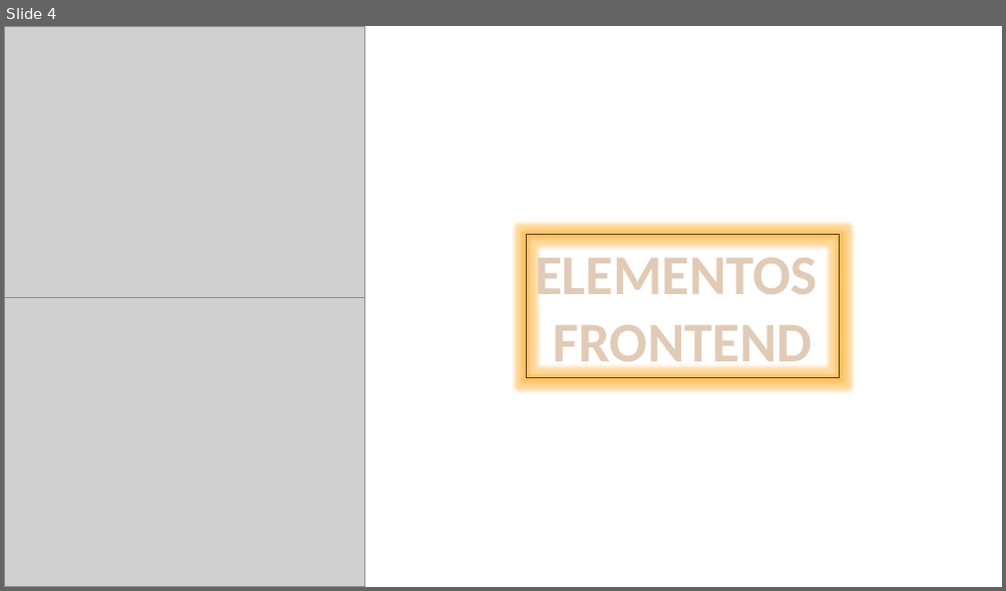
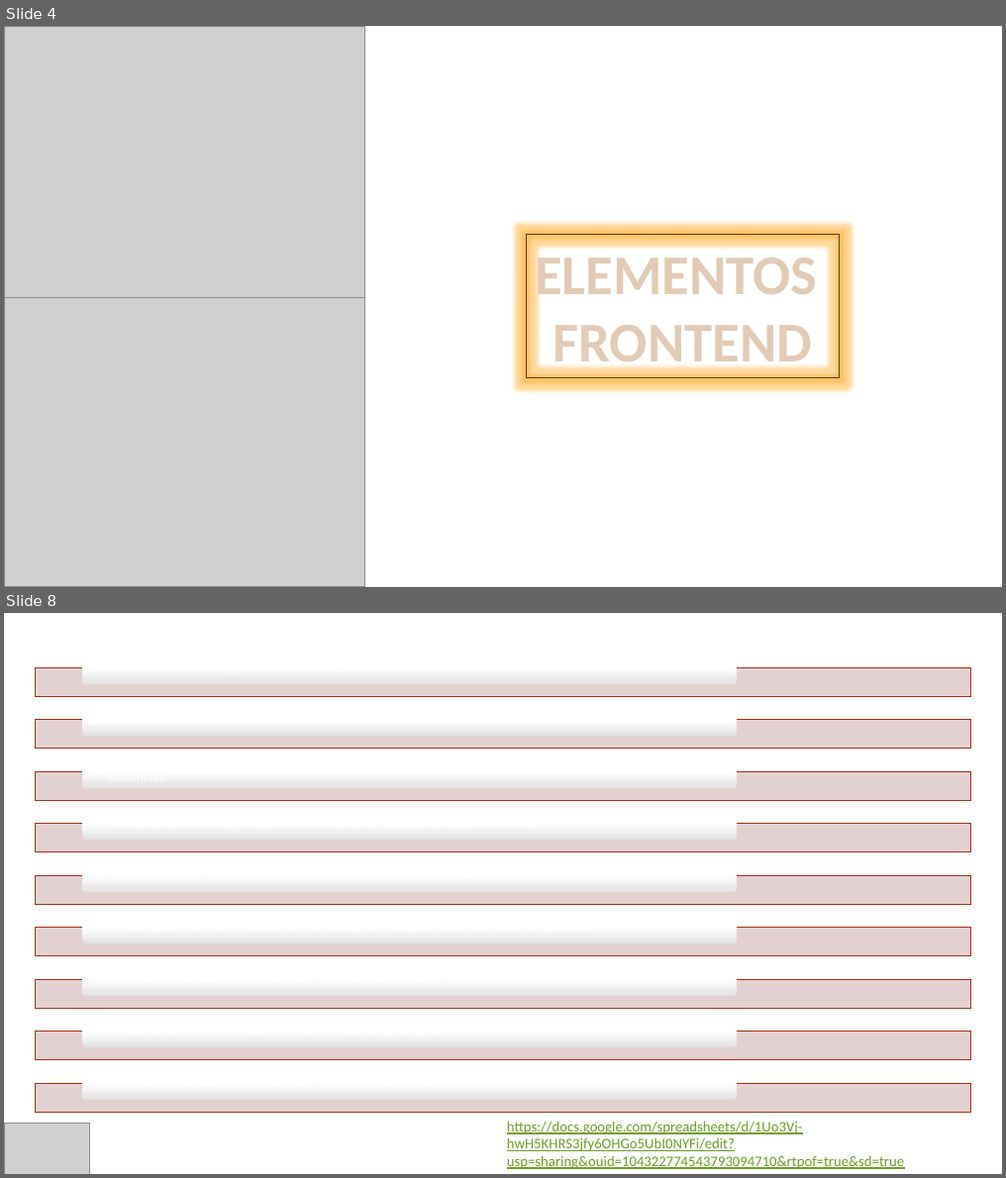
Before and after one commit to sulayloor/proyecto-final-coderhouse, a slide deck: PROYECTO FINAL 1.pptx. Shown one above the other, each under a label of ours: slide 4 before the commit, slides 4 and 8 after it; the slides between them are not shown. The pictures are 1006x591 and 1006x1178 pixels, drawn with LibreOffice and Linux fonts; fonts in the diff are those of the drawing; grey boxes stand for pictures. Boxes give left, top, right and bottom in pixels: in the first picture for what was removed or moved away, otherwise in the second. Text is boxed around its words. In the diff, an @@ line names an element or a change of style, - is before the commit and + after.

```diff
--- a/PROYECTO FINAL 1.pptx
+++ b/PROYECTO FINAL 1.pptx
@@ slide 8 added at (4,613,1002,1174), background #FFFFFF @@
@@ group added at (36,651,971,1112): 9 rectangles, 9 rounded rectangles @@
@@ picture added at (4,1123,90,1174) @@
@@ text added at (507,1121,904,1169), 14 pt, text #6B9F25, underline @@
+https://docs.google.com/spreadsheets/d/1Uo3Vj-hwH5KHRS3jfy6OHGo5UbI0NYFi/edit?usp=sharing&ouid=104322774543793094710&rtpof=true&sd=true
```
Also in this commit, not shown: 5 slides changed, 11 other slides added, 1 other file.
